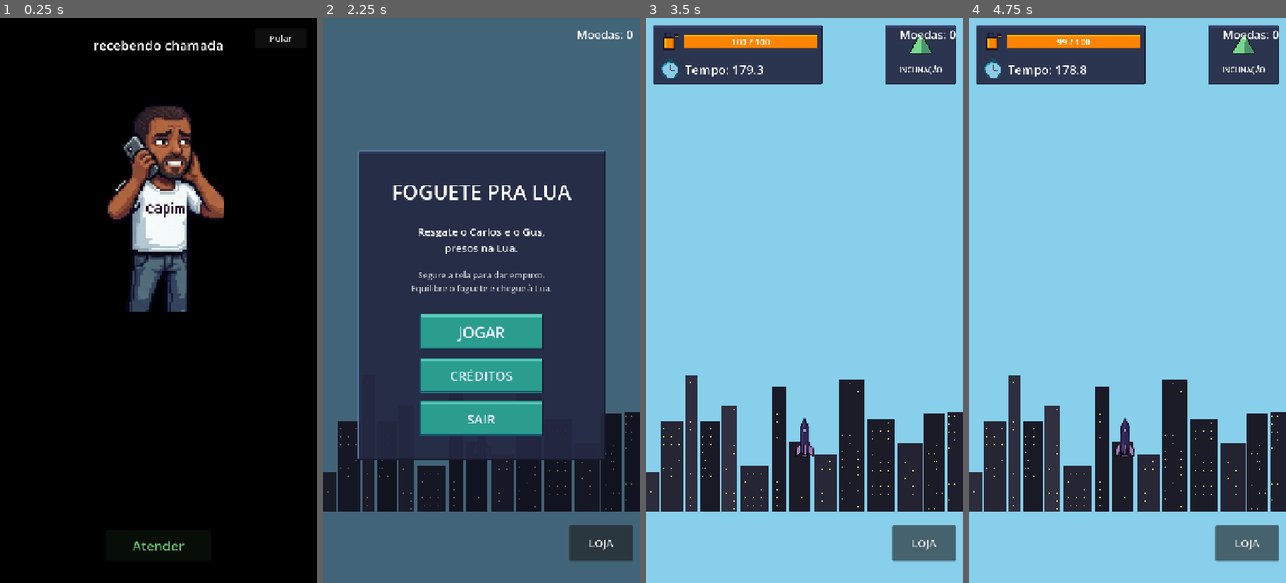
Above: before the commit, frames 1-4 (left to right).
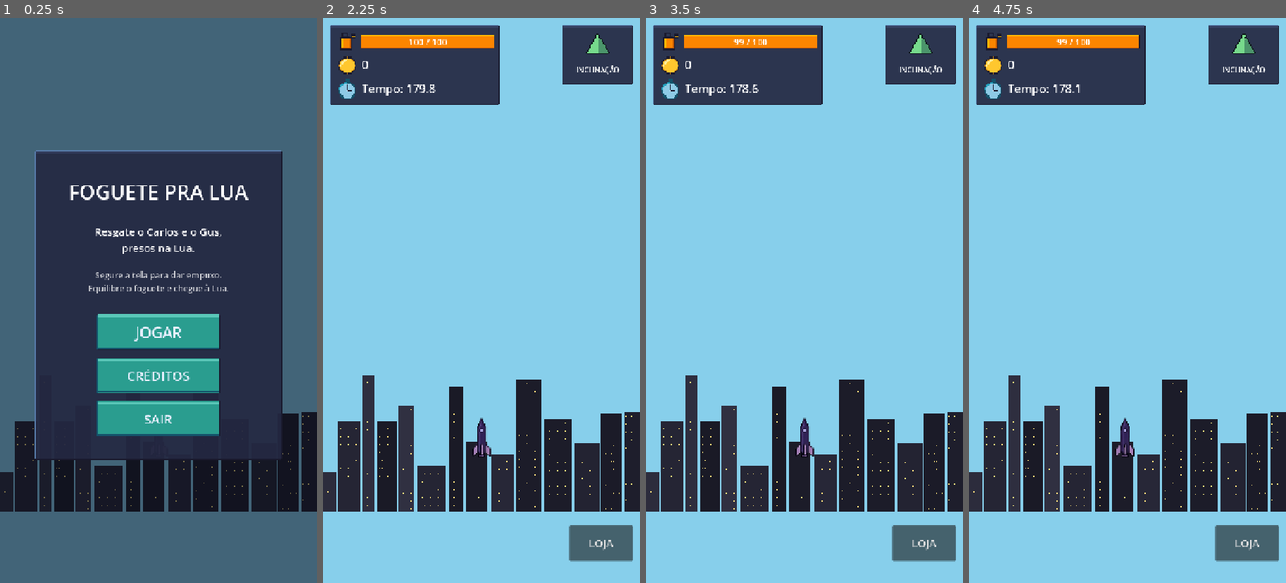
Above: after the commit, the same moments.

Repository: lucasevero/foguete-pra-lua
Game: Godot game, scene res://main.tscn
Same seed, same stepped clock (60 frames per second), same inputs: the game is played once before the commit and once after it. Before the commit the project starts from res://intro.tscn.
Inputs (mouse positions are in pixels of both pictures, inside the frame that each line leads up to):
- Up to frame 1 (0.25 s): no input
- Up to frame 2 (2.25 s): click (481, 334) at 0.5 s, where only the run after the commit has a clickable "JOGAR"; click "Atender" at 1.25 s; click "Pular" at 2 s
- Up to frame 3 (3.5 s): click (804, 334) at 2.75 s, where only the run before the commit has a clickable "JOGAR"
- Up to frame 4 (4.75 s): click "LOJA" at 3.5 s; click "Fechar" at 4.25 s

The runs differ from the first frame. In frame 1, 99% of the frame differs, in the area x 0-100%, y 0-100%; in frame 2, 88%; in frame 3, 2.5%; in frame 4, 2.5%.

Commit message:
feat: menu no boot, cutscene ao jogar/reiniciar, moedas no HUD, loja fora do menu
- Boot abre no menu (project.godot main_scene=main.tscn); cutscene deixa de ser a cena inicial
- JOGAR e REINICIAR tocam a cutscene (CutscenePlayer inline no GameManager) e ao terminar comecam o jogo
- Contador de moedas movido pro HUD, entre combustivel e tempo (novo coin_icon.png); removido da loja
- Botao LOJA escondido no menu e no game over, visivel so durante a partida
- Contrato: +signal cutscene_started (GameManager -> UI)

Diff:
--- a/game_events.gd
+++ b/game_events.gd
@@ -35,3 +35,4 @@
 # --- UI -> fluxo de jogo ---
 signal start_requested                                # Menu "JOGAR": pede pro GameManager iniciar a partida
 signal menu_requested                                 # Game over "MENU": volta pro menu inicial (GM recarrega; AudioManager para a música)
+signal cutscene_started                               # GameManager vai tocar a cutscene → UI esconde menu/HUD enquanto toca
--- a/game_manager.gd
+++ b/game_manager.gd
@@ -8,6 +8,7 @@
 @export var time_extra_powerup: float = 15.0        # +tempo do powerup
 
 const PRICES := {"time": 5, "shield": 10, "fuel": 15, "weapon": 25}
+const CUTSCENE := preload("res://cutscene_player.tscn")
 
 ## Pertence à CLASSE (não à instância), então SOBREVIVE ao reload_current_scene():
 ## no 1º boot mostra o menu; depois do REINICIAR já entra jogando (replay instantâneo).
@@ -34,11 +35,25 @@
 	running = false
 	get_tree().paused = true            # congela tudo; a UI mostra o menu por cima
 	if _has_started_once:
-		_begin()                        # REINICIAR: pula o menu e joga de novo na hora
+		_play_cutscene()                # REINICIAR: cutscene e, ao terminar, joga
 
 func _on_start_requested() -> void:    # Menu "JOGAR"
 	_has_started_once = true
-	_begin()
+	_play_cutscene()
+
+func _play_cutscene() -> void:
+	# JOGAR (do menu) e REINICIAR tocam a cutscene por cima, com a árvore pausada;
+	# ao terminar (ou pular), _begin() despausa e começa a partida.
+	GameEvents.cutscene_started.emit()          # UI esconde o menu/HUD enquanto toca
+	var cs: CutscenePlayer = CUTSCENE.instantiate()
+	cs.layer = 100                              # por cima do menu/HUD/loja
+	cs.process_mode = Node.PROCESS_MODE_ALWAYS  # roda mesmo com a árvore pausada
+	add_child(cs)
+	cs.finished.connect(func() -> void:
+		cs.queue_free()
+		_begin()
+	, CONNECT_ONE_SHOT)
+	cs.play(CutsceneIntro.build())
 
 func _on_menu_requested() -> void:     # Game over "MENU": volta pro menu inicial
 	_has_started_once = false           # zera pra NÃO fazer replay instantâneo no reload
--- a/project.godot
+++ b/project.godot
@@ -11,7 +11,7 @@
 [application]
 
 config/name="godot-game"
-run/main_scene="res://intro.tscn"
+run/main_scene="res://main.tscn"
 config/features=PackedStringArray("4.7", "GL Compatibility")
 config/icon="res://icon.svg"
 
--- a/shop.gd
+++ b/shop.gd
@@ -5,7 +5,6 @@
 
 const PRICES := {"time": 5, "shield": 10, "fuel": 15, "weapon": 25}
 
-@onready var coin_label: Label = $CoinLabel
 @onready var shop_button: Button = $ShopButton
 @onready var panel: Panel = $Panel
 @onready var balance: Label = $Panel/VBox/Balance
@@ -19,6 +18,7 @@
 func _ready() -> void:
 	process_mode = Node.PROCESS_MODE_ALWAYS
 	panel.hide()
+	shop_button.hide()                        # escondido no menu; aparece só quando o jogo começa
 	shop_button.pressed.connect(_open)
 	$Panel/VBox/Close.pressed.connect(_close)
 	buy_time.pressed.connect(_buy.bind("time"))
@@ -26,11 +26,11 @@
 	buy_fuel.pressed.connect(_buy.bind("fuel"))
 	buy_weapon.pressed.connect(_buy.bind("weapon"))
 	GameEvents.coins_changed.connect(_on_coins_changed)
+	GameEvents.game_started.connect(func(): shop_button.show())   # aparece quando começa a partida
 	GameEvents.game_over.connect(func(_w): shop_button.hide(); _close())
 
 func _on_coins_changed(total: int) -> void:
-	_coins = total
-	coin_label.text = "Moedas: %d" % total
+	_coins = total   # contador agora fica no HUD (ui.tscn); aqui só atualiza o saldo do painel
 	_refresh()
 
 func _open() -> void:
--- a/shop.tscn
+++ b/shop.tscn
@@ -5,15 +5,6 @@
 [node name="Shop" type="CanvasLayer"]
 process_mode = 3
 script = ExtResource("1")
-
-[node name="CoinLabel" type="Label" parent="."]
-offset_left = 440.0
-offset_top = 20.0
-offset_right = 704.0
-offset_bottom = 52.0
-theme_override_font_sizes/font_size = 26
-text = "Moedas: 0"
-horizontal_alignment = 2
 
 [node name="ShopButton" type="Button" parent="."]
 offset_left = 560.0
--- a/ui.gd
+++ b/ui.gd
@@ -5,6 +5,7 @@
 @onready var hud_panel: NinePatchRect = $HudPanel
 @onready var fuel_bar: TextureProgressBar = $HudPanel/FuelBar
 @onready var fuel_value: Label = $HudPanel/FuelValue
+@onready var coin_label: Label = $HudPanel/CoinLabel
 @onready var time_label: Label = $HudPanel/TimeLabel
 @onready var tilt_panel: NinePatchRect = $TiltPanel
 @onready var tilt_arrow: TextureRect = $TiltPanel/TiltArrow
@@ -45,14 +46,17 @@
 	menu_button.pressed.connect(_on_menu_button_pressed)
 
 	GameEvents.game_started.connect(_on_game_started)
+	GameEvents.cutscene_started.connect(_on_cutscene_started)
 	GameEvents.fuel_changed.connect(_on_fuel_changed)
+	GameEvents.coins_changed.connect(_on_coins_changed)
 	GameEvents.time_changed.connect(_on_time_changed)
 	GameEvents.tilt_changed.connect(_on_tilt_changed)
 	GameEvents.game_over.connect(_on_game_over)
 
 # --- Menu ---
 func _on_jogar_pressed() -> void:
-	GameEvents.start_requested.emit()   # GameManager começa a partida
+	AudioManager.play_ui_click()
+	GameEvents.start_requested.emit()   # GameManager toca a cutscene e começa a partida
 
 func _on_creditos_pressed() -> void:
 	menu_panel.hide()
@@ -73,6 +77,16 @@
 	hud_panel.show()
 	tilt_panel.show()
 
+func _on_cutscene_started() -> void:
+	# a cutscene cobre a tela; esconde tudo até o jogo começar
+	menu_layer.hide()
+	credits_panel.hide()
+	result_label.hide()
+	restart_button.hide()
+	menu_button.hide()
+	hud_panel.hide()
+	tilt_panel.hide()
+
 # --- HUD ---
 func _on_fuel_changed(current: float, maximum: float) -> void:
 	fuel_bar.max_value = maximum
@@ -80,6 +94,9 @@
 	fuel_value.text = "%d / %d" % [current, maximum]
 	var low := maximum > 0.0 and current / maximum <= LOW_RATIO
 	fuel_bar.tint_progress = FUEL_LOW if low else FUEL_OK
+
+func _on_coins_changed(total: int) -> void:
+	coin_label.text = "%d" % total
 
 func _on_time_changed(seconds_left: float) -> void:
 	time_label.text = "Tempo: %.1f" % seconds_left
--- a/ui.tscn
+++ b/ui.tscn
@@ -9,6 +9,7 @@
 [ext_resource type="Texture2D" uid="uid://m13t25xsy1jk" path="res://assets/ui/button_normal.png" id="7"]
 [ext_resource type="Texture2D" uid="uid://d0hcoyg8xhs2r" path="res://assets/ui/button_pressed.png" id="8"]
 [ext_resource type="Texture2D" uid="uid://brikl7an3jm8g" path="res://assets/ui/tilt_arrow.png" id="9"]
+[ext_resource type="Texture2D" uid="uid://cas4o7velx10o" path="res://assets/ui/coin_icon.png" id="10"]
 
 [sub_resource type="StyleBoxTexture" id="btn_normal"]
 texture = ExtResource("7")
@@ -33,7 +34,7 @@
 offset_left = 16.0
 offset_top = 16.0
 offset_right = 400.0
-offset_bottom = 150.0
+offset_bottom = 196.0
 texture = ExtResource("2")
 patch_margin_left = 8
 patch_margin_top = 8
@@ -74,21 +75,39 @@
 horizontal_alignment = 1
 vertical_alignment = 1
 
+[node name="CoinIcon" type="TextureRect" parent="HudPanel"]
+offset_left = 14.0
+offset_top = 66.0
+offset_right = 62.0
+offset_bottom = 114.0
+texture = ExtResource("10")
+expand_mode = 1
+stretch_mode = 5
+
+[node name="CoinLabel" type="Label" parent="HudPanel"]
+offset_left = 72.0
+offset_top = 70.0
+offset_right = 372.0
+offset_bottom = 110.0
+theme_override_font_sizes/font_size = 26
+text = "0"
+vertical_alignment = 1
+
 [node name="ClockIcon" type="TextureRect" parent="HudPanel"]
 offset_left = 14.0
-offset_top = 74.0
+offset_top = 120.0
 offset_right = 62.0
-offset_bottom = 122.0
+offset_bottom = 168.0
 texture = ExtResource("4")
 expand_mode = 1
 stretch_mode = 5
 
 [node name="TimeLabel" type="Label" parent="HudPanel"]
 offset_left = 72.0
-offset_top = 82.0
+offset_top = 124.0
 offset_right = 372.0
-offset_bottom = 118.0
-theme_override_font_sizes/font_size = 28
+offset_bottom = 164.0
+theme_override_font_sizes/font_size = 26
 text = "Tempo: --"
 vertical_alignment = 1
 
Binary file added: assets/ui/coin_icon.png
Not shown, added: assets/ui/coin_icon.png.import
Not shown: 1 places in ui.tscn that only renumber resources
Not shown, changed: .claude/devlog/integration.md
Not shown, changed: CONTRACT.md
Not shown, changed: assets/ui/generate_ui_art.py
